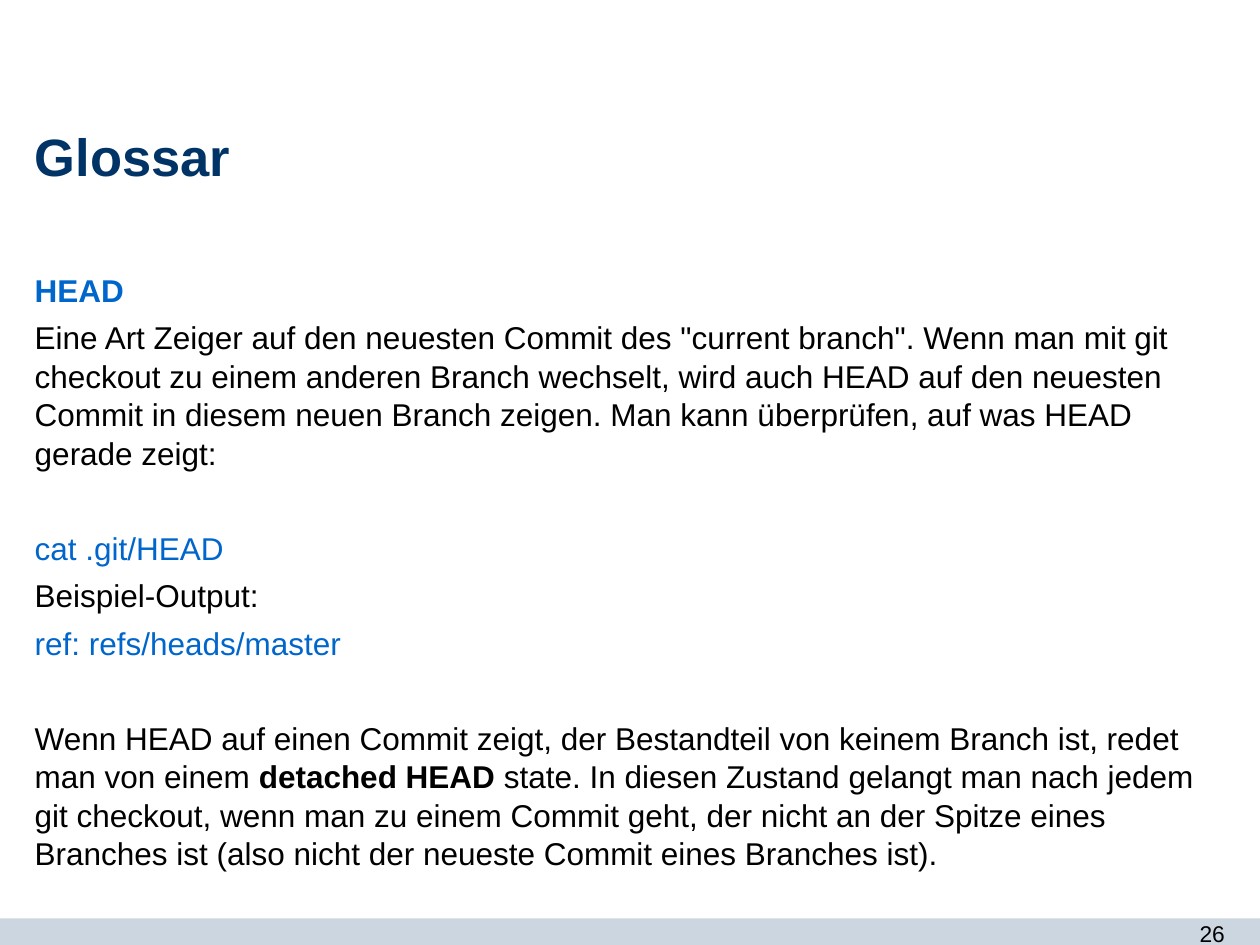
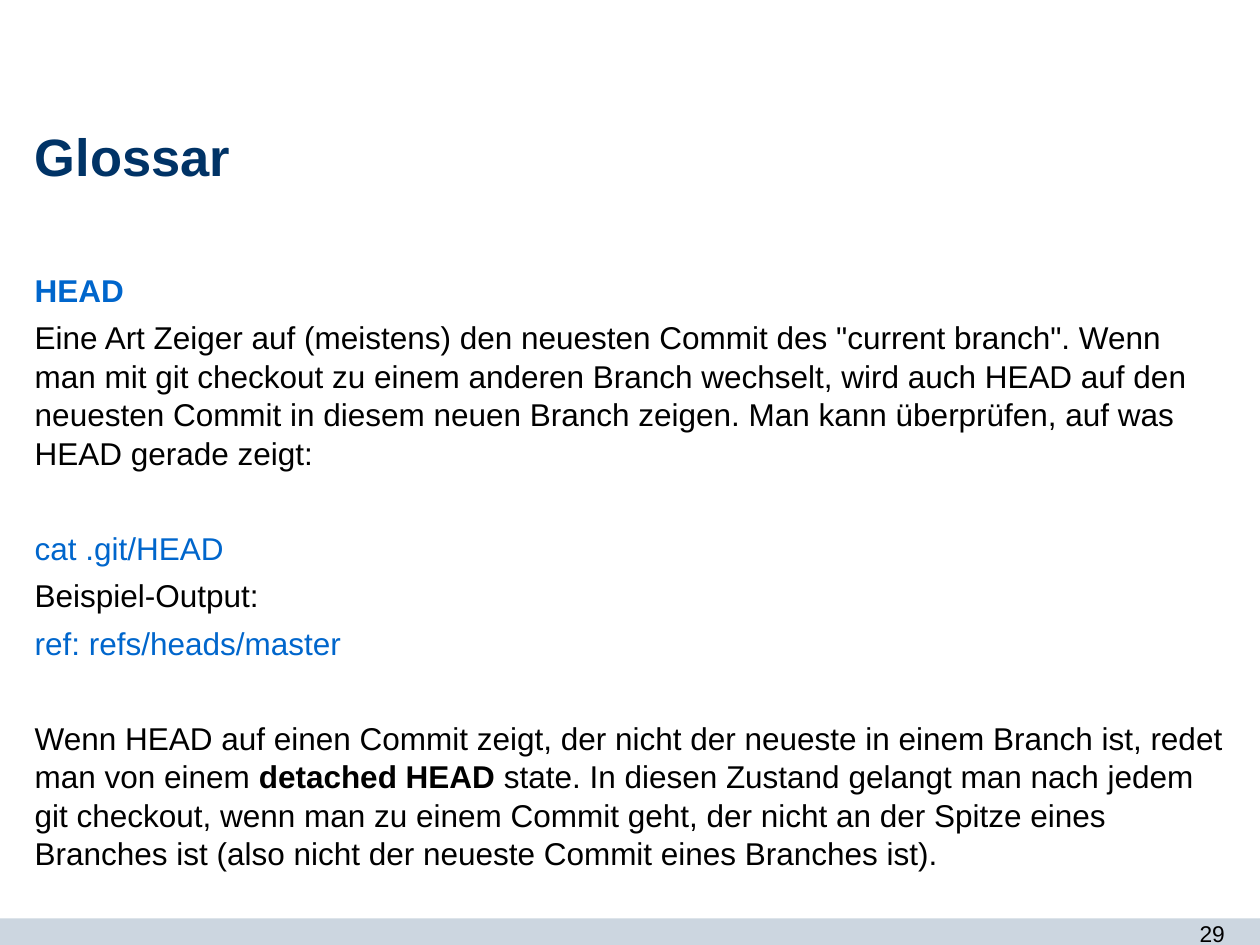
Before and after one commit to Jane333/git, a slide deck: slide 29 of git_und_du.odp (slide 26 before the commit). Drawn at 1260x945 pixels with LibreOffice and Linux fonts; fonts in the diff are those of the drawing; background and template pictures are left out. Boxes give left, top, right and bottom in pixels: in the first picture for what was removed or moved away, otherwise in the second. Text is boxed around its words. In the diff, an @@ line names an element or a change of style, - is before the commit and + after.

```diff
--- a/git_und_du.odp
+++ b/git_und_du.odp
@@ text at box(35, 326, 1186, 471): text changed @@
-Eine Art Zeiger auf den neuesten Commit des "current branch". Wenn man mit git checkout zu einem anderen Branch wechselt, wird auch HEAD auf den neuesten Commit in diesem neuen Branch zeigen. Man kann überprüfen, auf was HEAD gerade zeigt:
+Eine Art Zeiger auf (meistens) den neuesten Commit des "current branch". Wenn man mit git checkout zu einem anderen Branch wechselt, wird auch HEAD auf den neuesten Commit in diesem neuen Branch zeigen. Man kann überprüfen, auf was HEAD gerade zeigt:
@@ text at box(35, 727, 1223, 871): text changed @@
-Wenn HEAD auf einen Commit zeigt, der Bestandteil von keinem Branch ist, redet man von einem detached HEAD state. In diesen Zustand gelangt man nach jedem git checkout, wenn man zu einem Commit geht, der nicht an der Spitze eines Branches ist (also nicht der neueste Commit eines Branches ist).
+Wenn HEAD auf einen Commit zeigt, der nicht der neueste in einem Branch ist, redet man von einem detached HEAD state. In diesen Zustand gelangt man nach jedem git checkout, wenn man zu einem Commit geht, der nicht an der Spitze eines Branches ist (also nicht der neueste Commit eines Branches ist).
@@ page number at box(1200, 926, 1225, 942): text changed @@
-26
+29
```
Also in this commit, not shown: 1 other slide changed, 3 slides added, 1 other file.
